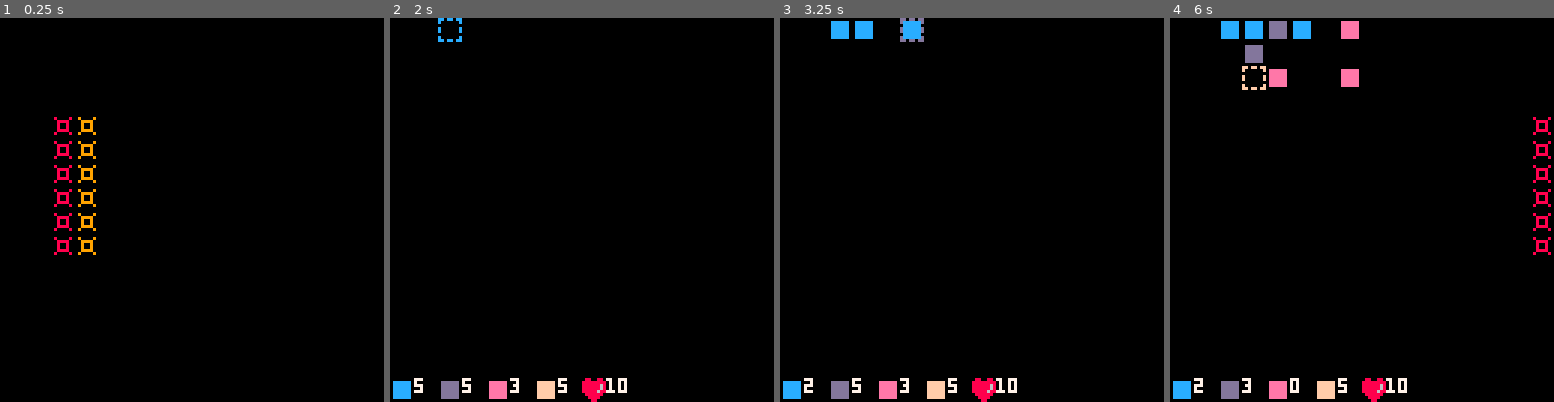
Above: before the commit, frames 1-4 (left to right).
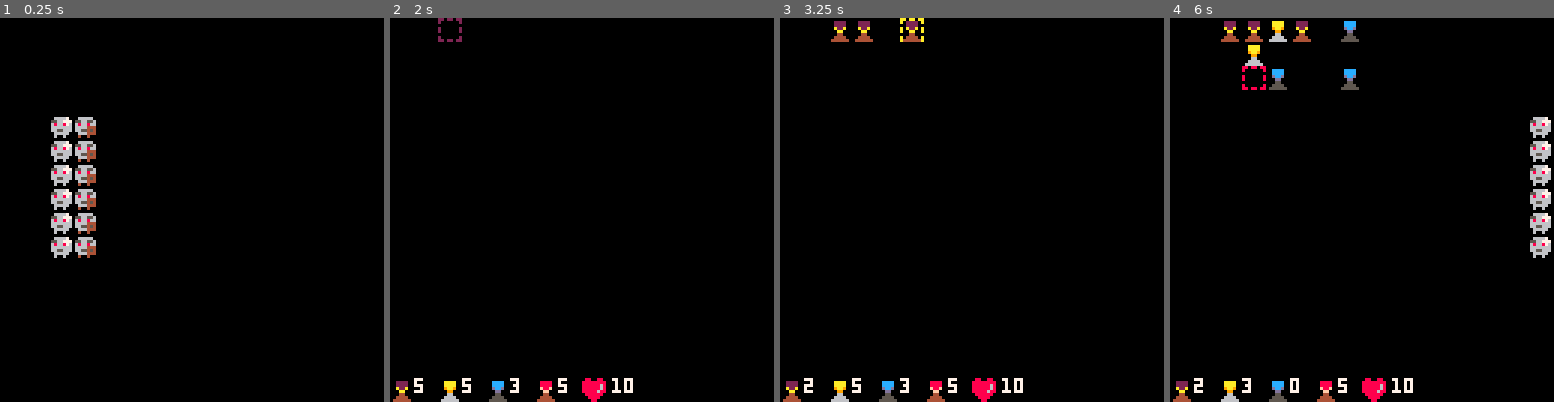
Above: after the commit, the same moments.

Repository: RobertoFreireFerrazPassos/pico8
Game: PICO-8 cartridge towerdefense.p8
The game is run twice, just before and just after one commit, with the same random seed, the same clock (stepped at 60 frames per second) and the same inputs.
Inputs:
- Up to frame 1 (0.25 s): no input
- Up to frame 2 (2 s): tap X (X key) at 0.33, 1.07, 1.85 s; tap O (Z key) at 0.7, 1.7 s; hold Right from 1.6 s (still down)
- Up to frame 3 (3.25 s): release Right at 2.1 s; tap O (Z key) at 2.1, 2.5, 2.9 s; hold Up 2.15-2.42 s; hold Right 2.47-3.03 s; tap X (X key) at 2.97 s; hold Left from 3.08 s (still down)
- Up to frame 4 (6 s): tap O (Z key) every 0.4 s from 3.3 to 5.7 s; release Left at 3.58 s; hold Down 3.63-3.97 s; hold Right 4.02-4.68 s; tap X (X key) at 4.08, 5.2 s; hold Up 4.73-5.03 s; hold Left 5.08-5.68 s; hold Down from 5.73 s (still down)

The runs differ from the first frame. In frame 1, 3.1% of the frame differs, in the area x 13-25%, y 25-63%; in frame 2, 1.3%; in frame 3, 2.0%; in frame 4, 4.9%, in the area x 0-100%, y 0-100%.

Commit message:
create sprites

Diff:
--- a/towerdefense.p8
+++ b/towerdefense.p8
@@ -162,7 +162,7 @@
 
 function draw_life()
 	spr(32,8*8,15*8)
-	print(life,9*8,15*8)
+	print(life,9*8+2,15*8)
 end
 
 -->8
@@ -200,10 +200,10 @@
 --r reach
 --l life
 towertypes = {
-	{c=12,s=2,as=90,d=1,st=60,r=1000,l=100},
-	{c=13,s=3,as=60,d=5,st=0,r=2000,l=200},
-	{c=14,s=4,as=50,d=1,st=0,r=1000,l=500},
-	{c=15,s=5,as=30,d=15,st=0,r=1000,l=100}
+	{c=2,s=2,as=90,d=1,st=60,r=1000,l=100},
+	{c=10,s=3,as=60,d=5,st=0,r=2000,l=200},
+	{c=12,s=4,as=50,d=1,st=0,r=1000,l=500},
+	{c=8,s=5,as=30,d=15,st=0,r=1000,l=100}
 }
 
 towers= {}
@@ -410,13 +410,13 @@
 
 function createenemy1(x,y)
 	add(enemies,e:new(
-		{x=x,y=y,s=16,l=200,atk=5,spd=60})
+		{x=x,y=y,s=16,l=100,atk=5,spd=100})
 	)
 end
 
 function createenemy2(x,y)
  add(enemies,e:new(
- 	{x=x,y=y,s=19,l=100,atk=10,spd=100})
+ 	{x=x,y=y,s=19,l=50,atk=5,spd=50})
  )
 end
 
@@ -462,8 +462,8 @@
 	{
 			{5,5,3,5},
 			{
-				{2,4,1,6,1},
-				{3,4,1,6,2}
+				{2,4,1,6,2},
+				{3,4,1,6,1}
 			}
 	},
 	{
@@ -475,21 +475,21 @@
 }
 __gfx__
 00000000660660660000000000000000000000000000000000000000000000000000000000000000000000000000000000000000000000000000000000000000
-00000000600000060cccccc00dddddd00eeeeee00ffffff000000000000000000000000000000000000000000000000000000000000000000000000000000000
-00700700000000000cccccc00dddddd00eeeeee00ffffff000000000000000000000000000000000000000000000000000000000000000000000000000000000
-00077000600000060cccccc00dddddd00eeeeee00ffffff000000000000000000000000000000000000000000000000000000000000000000000000000000000
-00077000600000060cccccc00dddddd00eeeeee00ffffff000000000000000000000000000000000000000000000000000000000000000000000000000000000
-00700700000000000cccccc00dddddd00eeeeee00ffffff000000000000000000000000000000000000000000000000000000000000000000000000000000000
-00000000600000060cccccc00dddddd00eeeeee00ffffff000000000000000000000000000000000000000000000000000000000000000000000000000000000
-00000000660660660000000000000000000000000000000000000000000000000000000000000000000000000000000000000000000000000000000000000000
+00000000600000060022220000aaaa0000cccc000088880000000000000000000000000000000000000000000000000000000000000000000000000000000000
+00700700000000000022220000aaaa0000cccc000088880000000000000000000000000000000000000000000000000000000000000000000000000000000000
+000770006000000600a22a00009aa90000dccd0000f88f0000000000000000000000000000000000000000000000000000000000000000000000000000000000
+0007700060000006000aa00000099000000dd000000ff00000000000000000000000000000000000000000000000000000000000000000000000000000000000
+00700700000000000004400000066000000550000004400000000000000000000000000000000000000000000000000000000000000000000000000000000000
+00000000600000060044440000666600005555000044440000000000000000000000000000000000000000000000000000000000000000000000000000000000
+00000000660660660444444006666660055555500444444000000000000000000000000000000000000000000000000000000000000000000000000000000000
 00000000000000000000000000000000000000000000000000000000000000000000000000000000000000000000000000000000000000000000000000000000
-08000080000000000000000009000090000000000000000000000000000000000000000000000000000000000000000000000000000000000000000000000000
-00888800008888000008800000999900009999000009900000000000000000000000000000000000000000000000000000000000000000000000000000000000
-00800800008008000080080000900900009009000090090000000000000000000000000000000000000000000000000000000000000000000000000000000000
-00800800008008000080080000900900009009000090090000000000000000000000000000000000000000000000000000000000000000000000000000000000
-00888800008888000008800000999900009999000009900000000000000000000000000000000000000000000000000000000000000000000000000000000000
-08000080000000000000000009000090000000000000000000000000000000000000000000000000000000000000000000000000000000000000000000000000
-00000000000000000000000000000000000000000000000000000000000000000000000000000000000000000000000000000000000000000000000000000000
+06666600066667000666670006666600066667000666670000000000000000000000000000000000000000000000000000000000000000000000000000000000
+55665560556677705566777055665500556677705566777000000000000000000000000000000000000000000000000000000000000000000000000000000000
+68668660686687602866876068668660686687602866876000000000000000000000000000000000000000000000000000000000000000000000000000000000
+66664440666644402266444066666660666666602266666000000000000000000000000000000000000000000000000000000000000000000000000000000000
+66554540665545406655454066556660665566606655666000000000000000000000000000000000000000000000000000000000000000000000000000000000
+06664440066644400666444006666600066666000666660000000000000000000000000000000000000000000000000000000000000000000000000000000000
+04004000040040000400400006006000060060000600600000000000000000000000000000000000000000000000000000000000000000000000000000000000
 08800880000000000000000000000000000000000000000000000000000000000000000000000000000000000000000000000000000000000000000000000000
 88888888000000000000000000000000000000000000000000000000000000000000000000000000000000000000000000000000000000000000000000000000
 88888868000000000000000000000000000000000000000000000000000000000000000000000000000000000000000000000000000000000000000000000000
